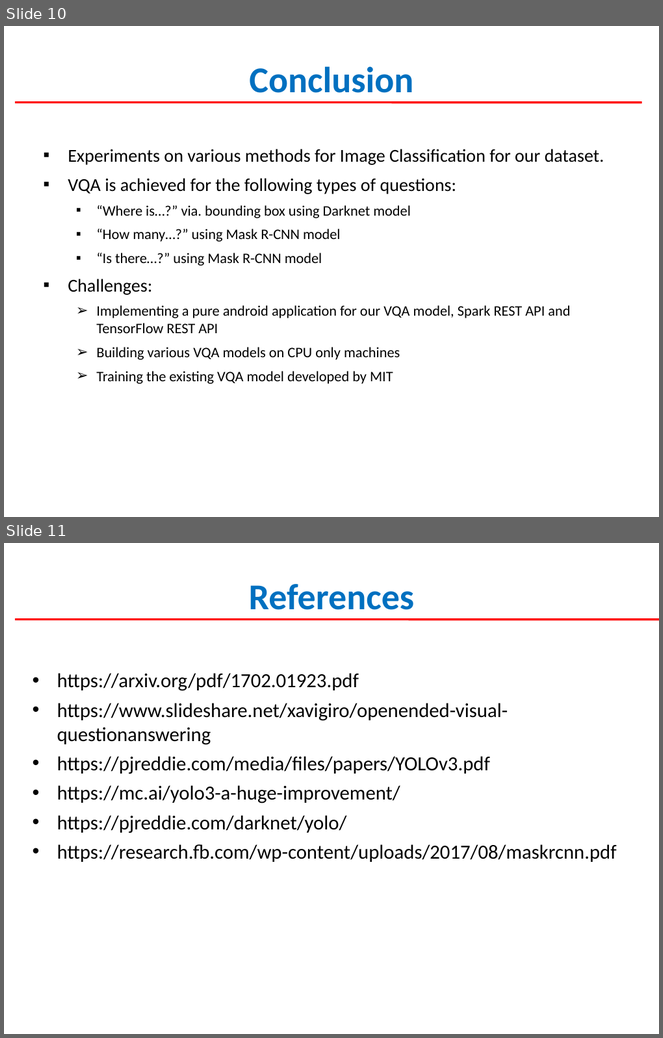
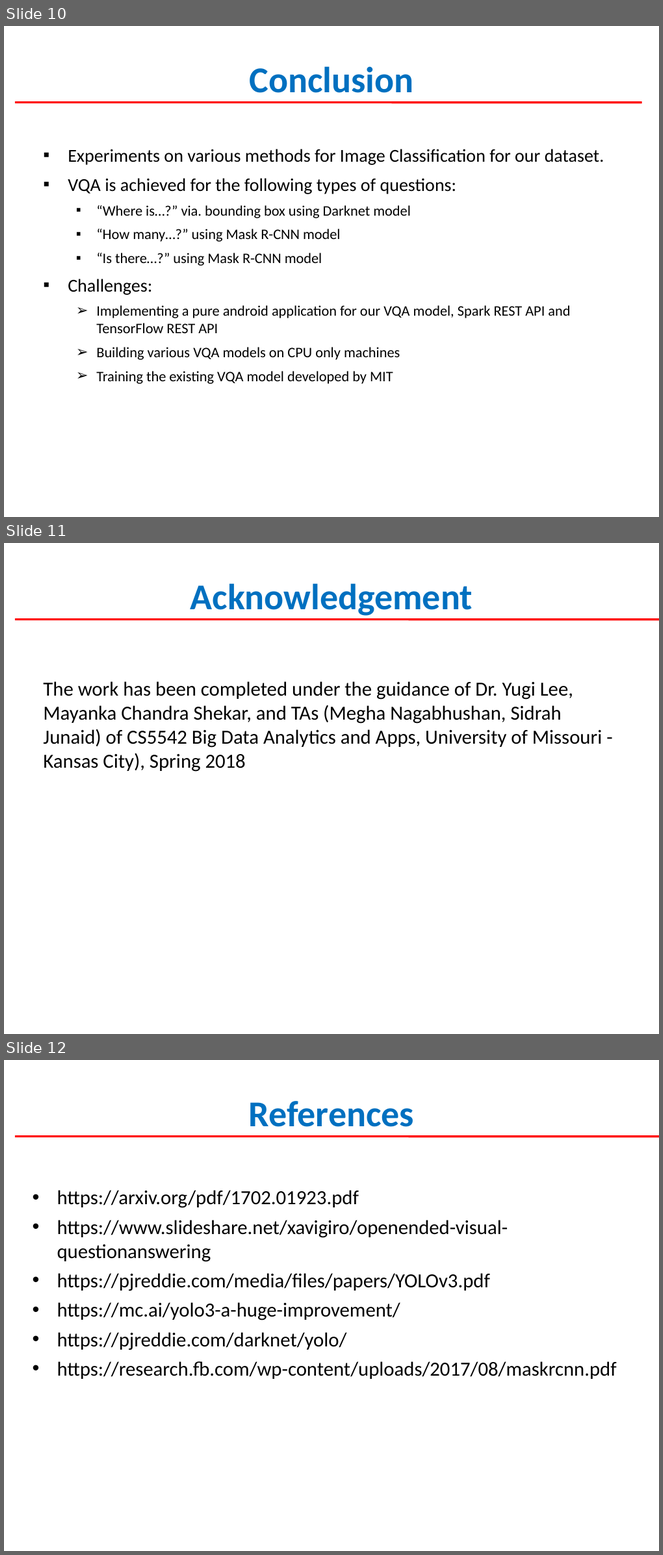
Before and after one commit to Harshilpatel134/code-pundits, a slide deck: Documentation/VQA_Final.pptx. Shown one above the other, each under a label of ours: slides 10 and 11 before the commit, slides 10, 11 and 12 after it. The pictures are 663x1038 and 663x1555 pixels, drawn with LibreOffice and Linux fonts; fonts in the diff are those of the drawing. Boxes give left, top, right and bottom in pixels: in the first picture for what was removed or moved away, otherwise in the second. Text is boxed around its words. In the diff, an @@ line names an element or a change of style, - is before the commit and + after.

```diff
--- a/Documentation/VQA_Final.pptx
+++ b/Documentation/VQA_Final.pptx
@@ slide 11 added at (x1=4, y1=543, x2=659, y2=1034), background #FFFFFF @@
@@ title added at (x1=191, y1=583, x2=473, y2=616), 40 pt, text #0070C0, bold @@
+Acknowledgement
@@ line added from (15, 620) to (659, 620), #FF0000 2.25 pt @@
@@ text added at (x1=43, y1=681, x2=602, y2=772), 22 pt, text #000000 @@
+The work has been completed under the guidance of Dr. Yugi Lee, Mayanka Chandra Shekar, and TAs (Megha Nagabhushan, Sidrah Junaid) of CS5542 Big Data Analytics and Apps, University of Missouri - Kansas City), Spring 2018
@@ what was slide 11 is now slide 12 @@
```
